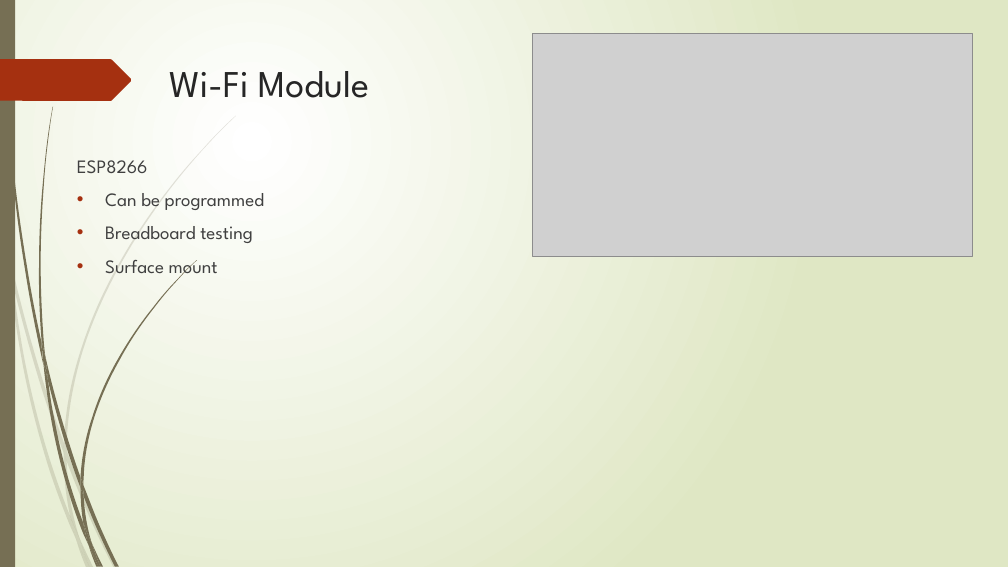
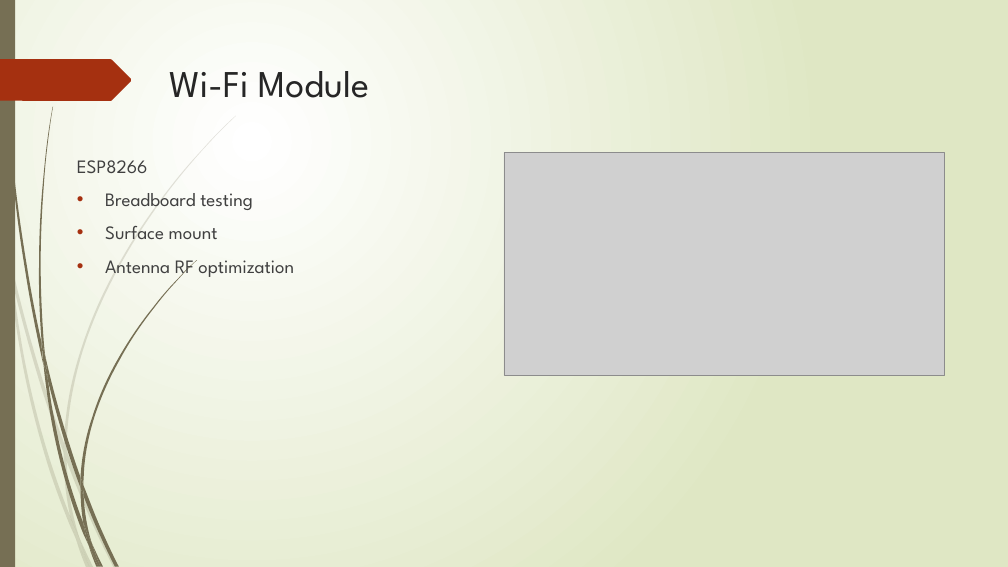
Before and after one commit to annavaykean/seniordesign_protoype, a slide deck: slide 22 of Smart Chair CDR (2).pptx. Drawn at 1008x567 pixels with LibreOffice and Linux fonts; fonts in the diff are those of the drawing; grey boxes stand for pictures. Boxes give left, top, right and bottom in pixels: in the first picture for what was removed or moved away, otherwise in the second. Text is boxed around its words. In the diff, an @@ line names an element or a change of style, - is before the commit and + after.

```diff
--- a/Smart Chair CDR (2).pptx
+++ b/Smart Chair CDR (2).pptx
@@ picture: place and size @@
-picture at bbox=[533, 33, 973, 256]
+picture at bbox=[504, 152, 944, 375]
@@ text at bbox=[105, 193, 264, 210]: paragraph removed @@
-• Can be programmed
@@ text at bbox=[105, 260, 294, 279]: paragraph added @@
+• Antenna RF optimization
```
Also in this commit, not shown: 2 other slides changed.
